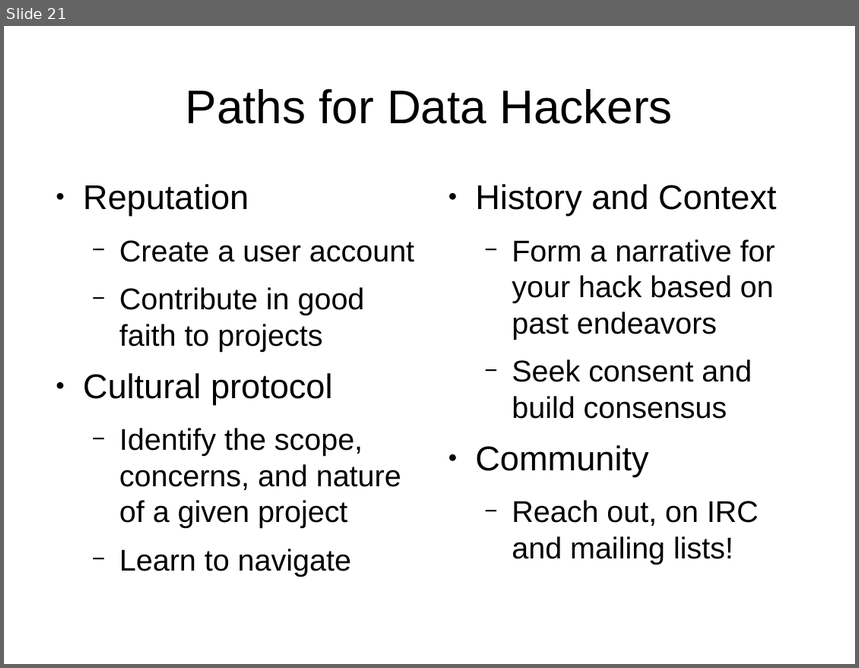
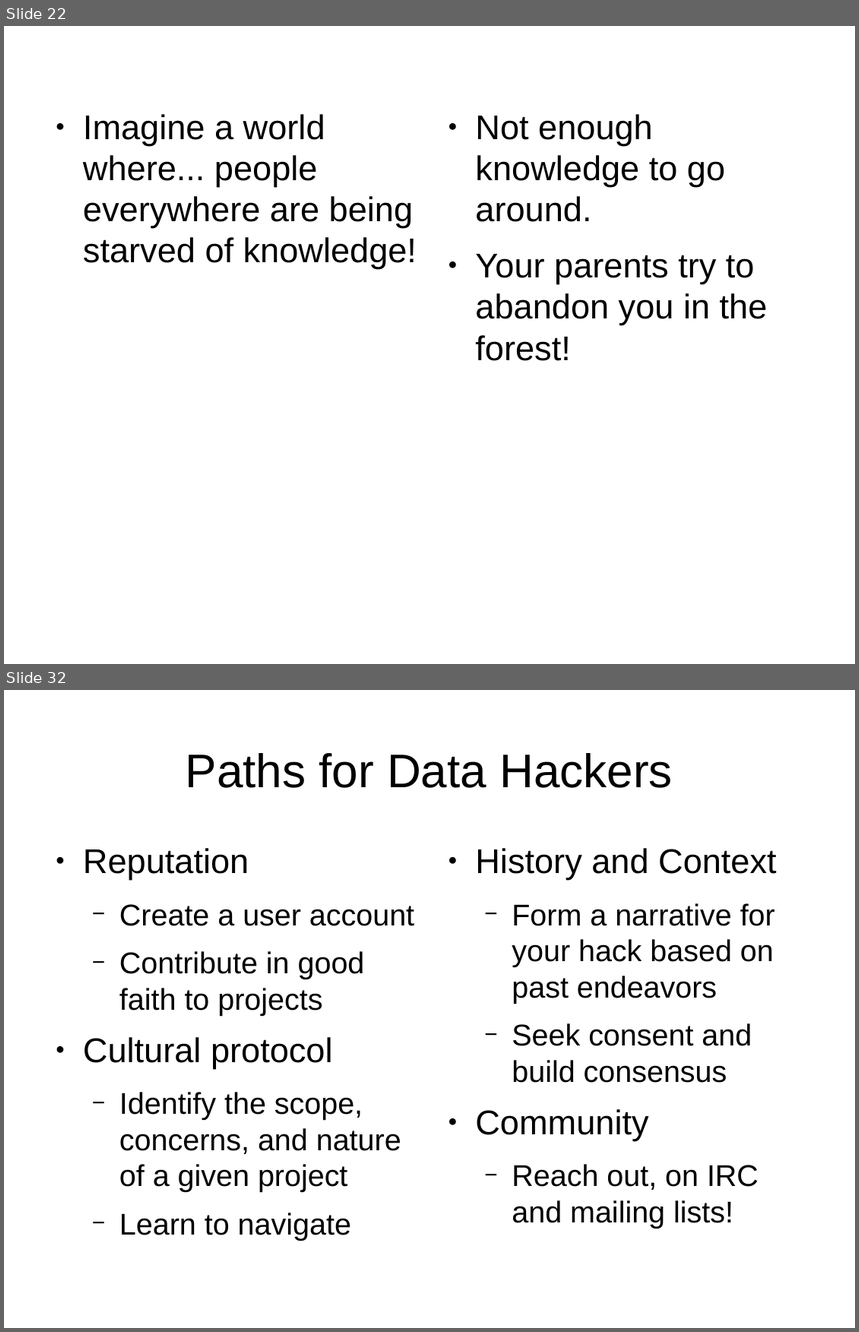
Before and after one commit to wpoa/OA-signalling, a slide deck: csvconf/csvconf_data-hacking_with_wikimedia_projects.odp. Shown one above the other, each under a label of ours: slide 21 before the commit, slides 22 and 32 after it; the slides between them are not shown. The pictures are 859x668 and 859x1332 pixels, drawn with LibreOffice and Linux fonts; fonts in the diff are those of the drawing. Boxes give left, top, right and bottom in pixels: in the first picture for what was removed or moved away, otherwise in the second. Text is boxed around its words. In the diff, an @@ line names an element or a change of style, - is before the commit and + after.

```diff
--- a/csvconf/csvconf_data-hacking_with_wikimedia_projects.odp
+++ b/csvconf/csvconf_data-hacking_with_wikimedia_projects.odp
@@ slide 22 added at (4,26,855,664), background #FFFFFF @@
@@ text added at (83,114,417,269), 32 pt, text #000000 @@
+● Imagine a world where... people everywhere are being starved of knowledge!
@@ text added at (475,114,768,361), 32 pt, text #000000 @@
+● Not enough knowledge to go around.
+● Your parents try to abandon you in the forest!
@@ what was slide 21 is now slide 32 @@
```
Also in this commit, not shown: 10 other slides added.
